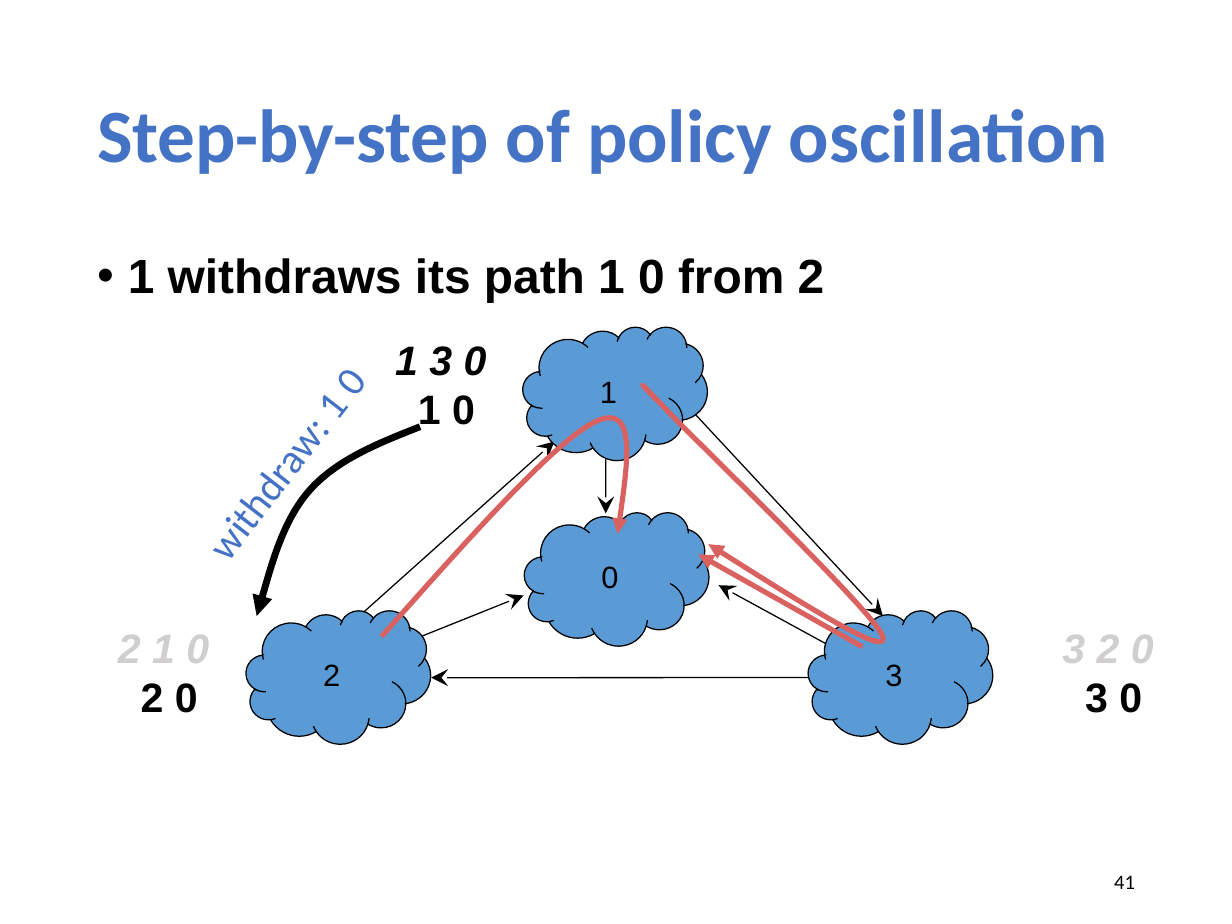
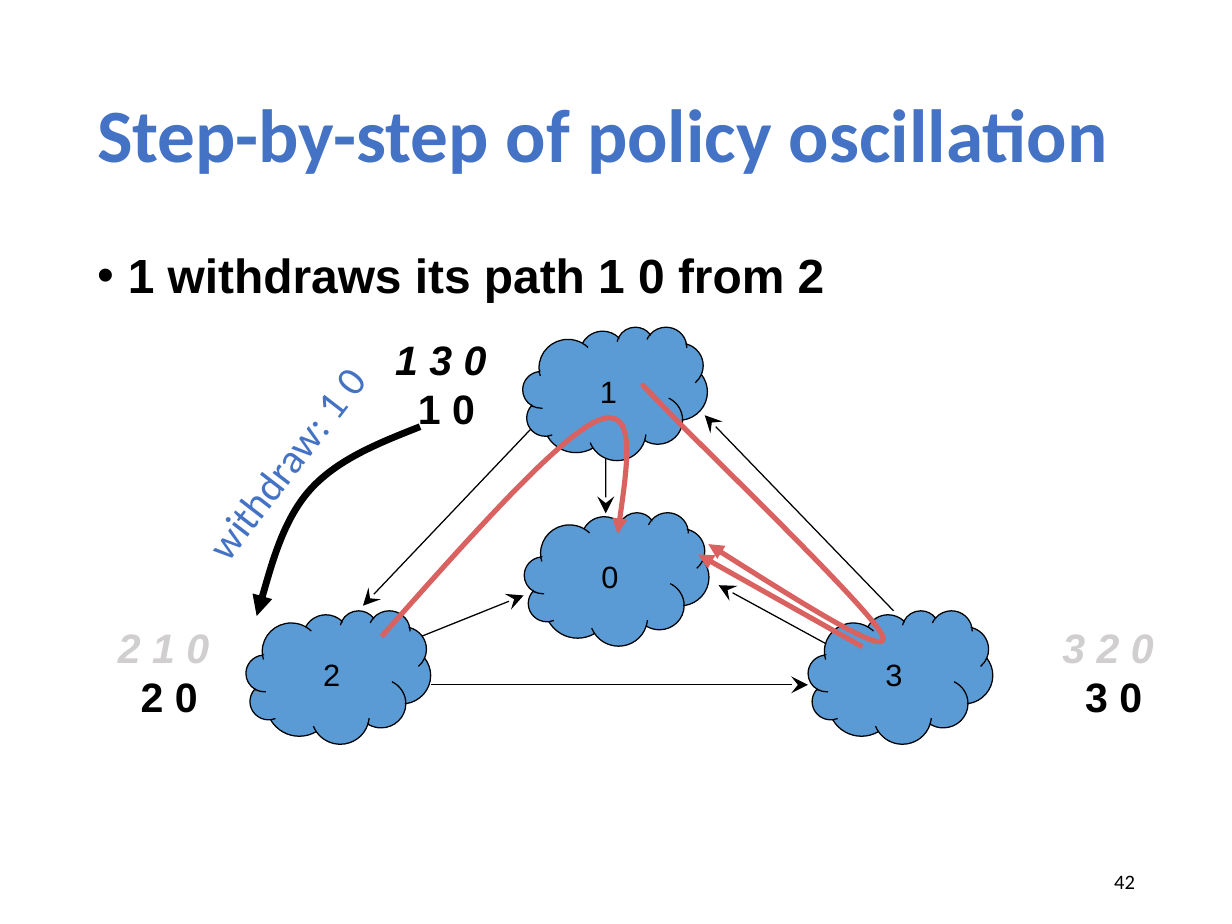
Before and after one commit to xinjin/course-net, a slide deck: slide 42 of slides/lec15_bgp.pptx (slide 41 before the commit). Drawn at 1232x924 pixels with LibreOffice and Linux fonts; fonts in the diff are those of the drawing. Boxes give left, top, right and bottom in pixels: in the first picture for what was removed or moved away, otherwise in the second. Text is boxed around its words. In the diff, an @@ line names an element or a change of style, - is before the commit and + after.

```diff
--- a/slides/lec15_bgp.pptx
+++ b/slides/lec15_bgp.pptx
@@ arrow moved from (695, 413) - (883, 616) to (893, 611) - (705, 415) @@
@@ arrow moved from (360, 616) - (554, 441) to (531, 429) - (363, 606) @@
@@ arrow moved from (811, 678) - (431, 678) to (431, 685) - (808, 685) @@
@@ page number at [1114,875,1135,889]: text changed @@
-41
+42
```
Also in this commit, not shown: 16 other slides changed, 1 slide added.
